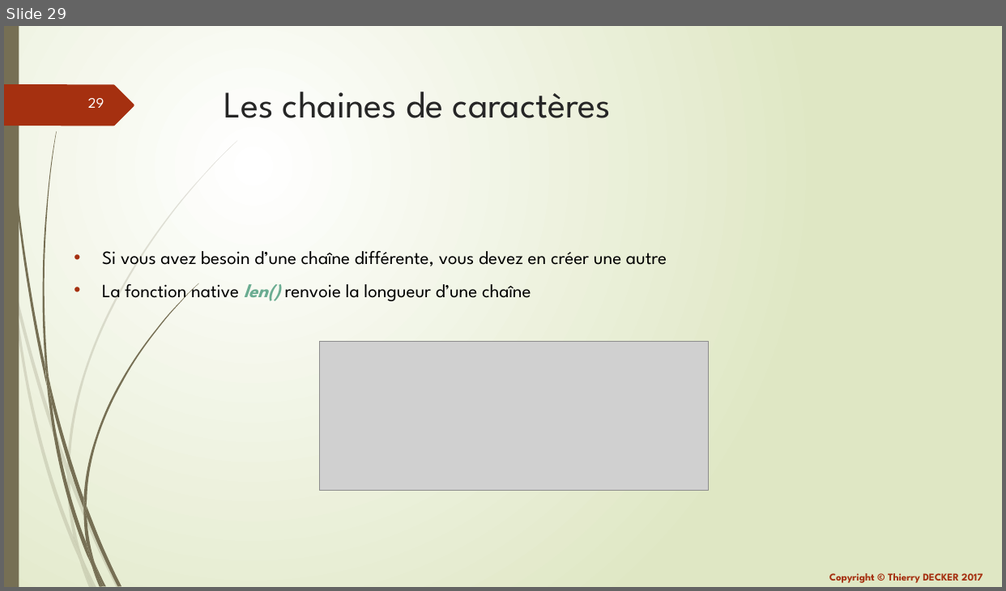
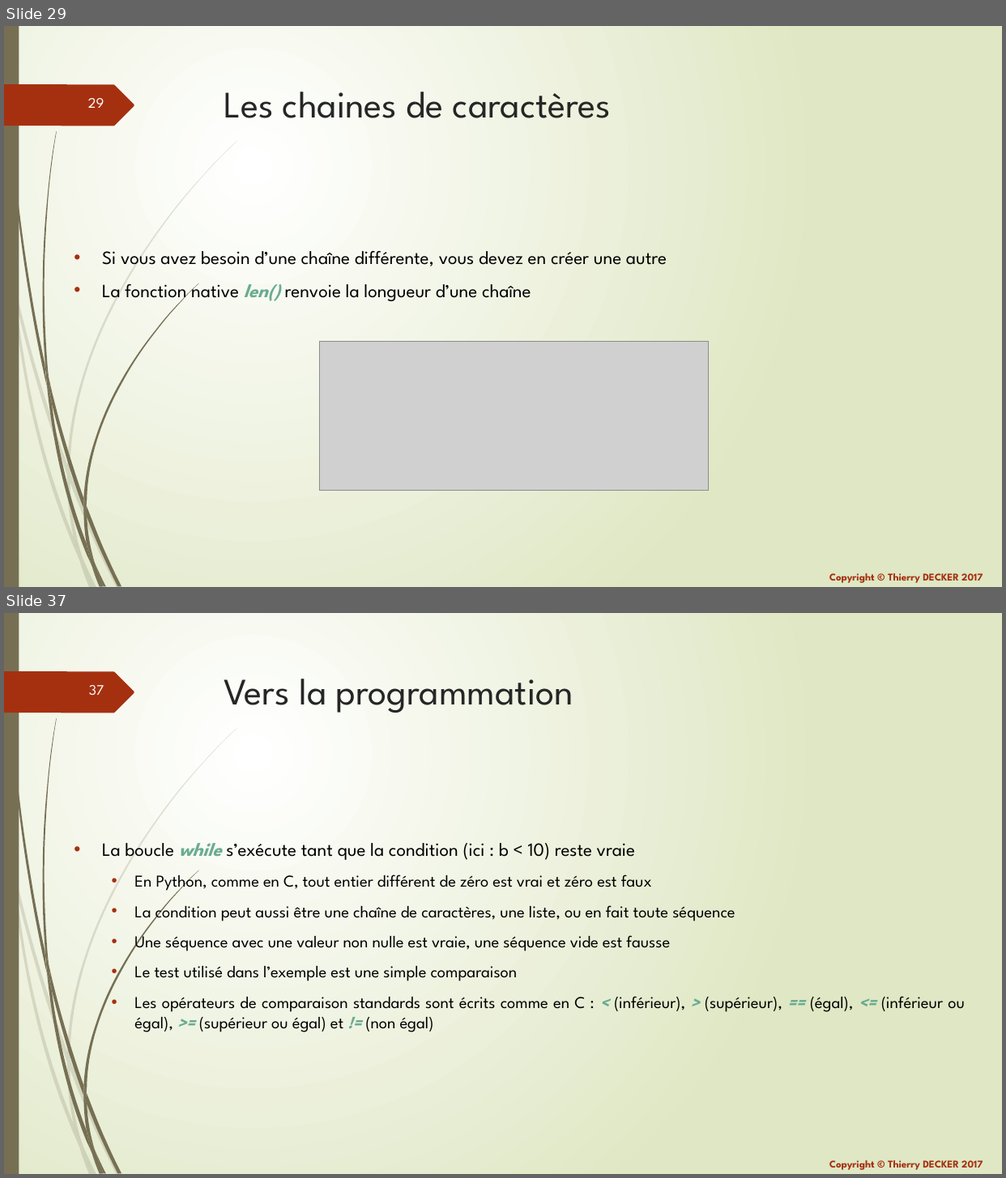
Before and after one commit to VikmanTheRacoon/learning-python, a slide deck: documentations/learning-python.pptx. Shown one above the other, each under a label of ours: slide 29 before the commit, slides 29 and 37 after it; the slides between them are not shown. The pictures are 1006x591 and 1006x1178 pixels, drawn with LibreOffice and Linux fonts; fonts in the diff are those of the drawing; grey boxes stand for pictures; background and template pictures are left out. Boxes give left, top, right and bottom in pixels: in the first picture for what was removed or moved away, otherwise in the second. Text is boxed around its words. In the diff, an @@ line names an element or a change of style, - is before the commit and + after.

```diff
--- a/documentations/learning-python.pptx
+++ b/documentations/learning-python.pptx
@@ slide 37 added at (4,613,1002,1174), background gradient #FFFFFF to #DFE8C4; not listed: 26 template elements that a slide beside it also shows @@
@@ title added at (224,679,573,713), 36 pt, text #262626 @@
+Vers la programmation
@@ text added at (102,843,965,1033), 16 pt, text #000000 @@
+• La boucle while s’exécute tant que la condition (ici : b < 10) reste vraie
+  • En Python, comme en C, tout entier différent de zéro est vrai et zéro est faux
+  • La condition peut aussi être une chaîne de caractères, une liste, ou en fait toute séquence
+  • Une séquence avec une valeur non nulle est vraie, une séquence vide est fausse
+  • Le test utilisé dans l’exemple est une simple comparaison
+  • Les opérateurs de comparaison standards sont écrits comme en C : < (inférieur), > (supérieur), == (égal), <= (inférieur ou égal), >= (supérieur ou égal) et != (non égal)
```
Also in this commit, not shown: 2 slides changed, 10 other slides added, 1 other file.
